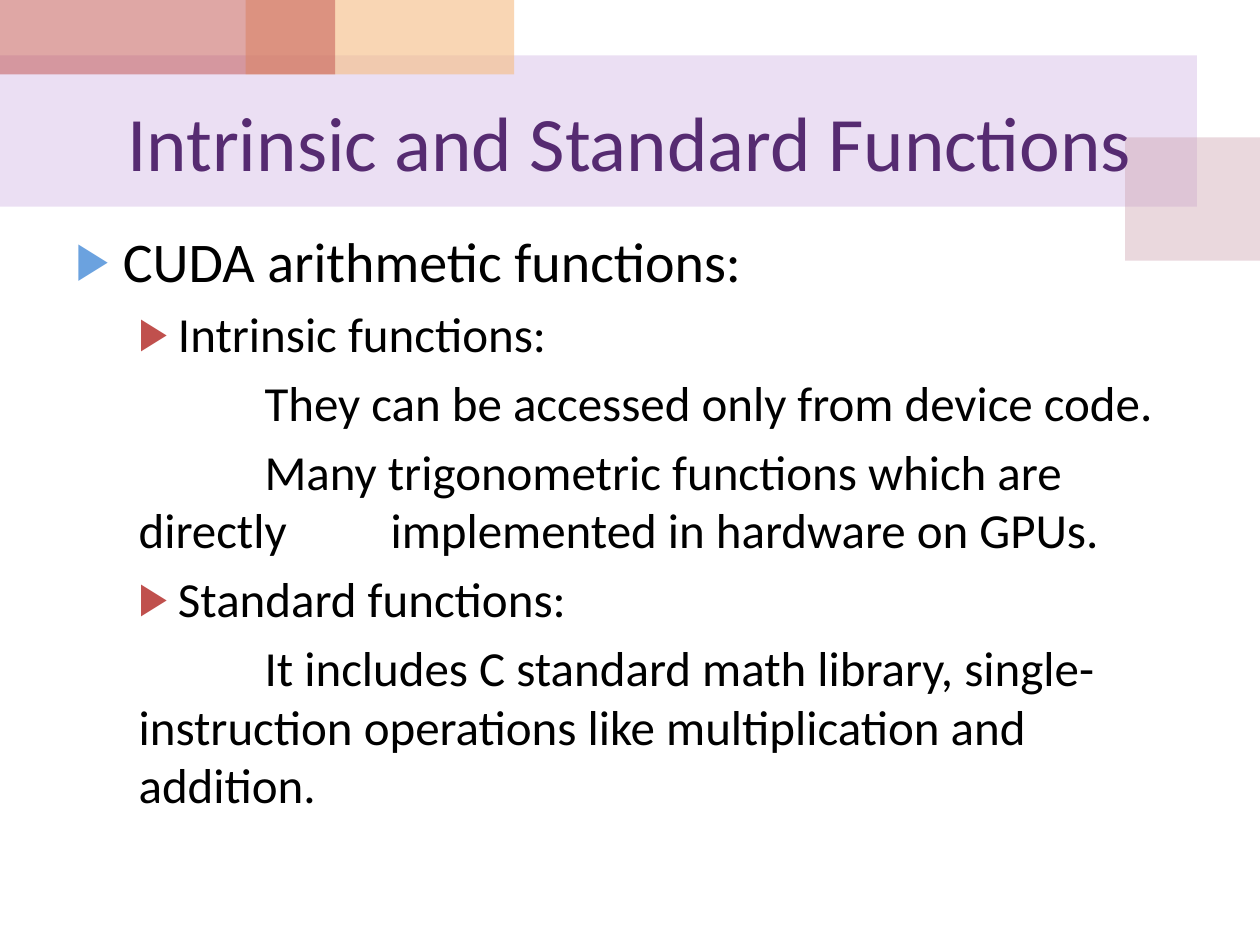
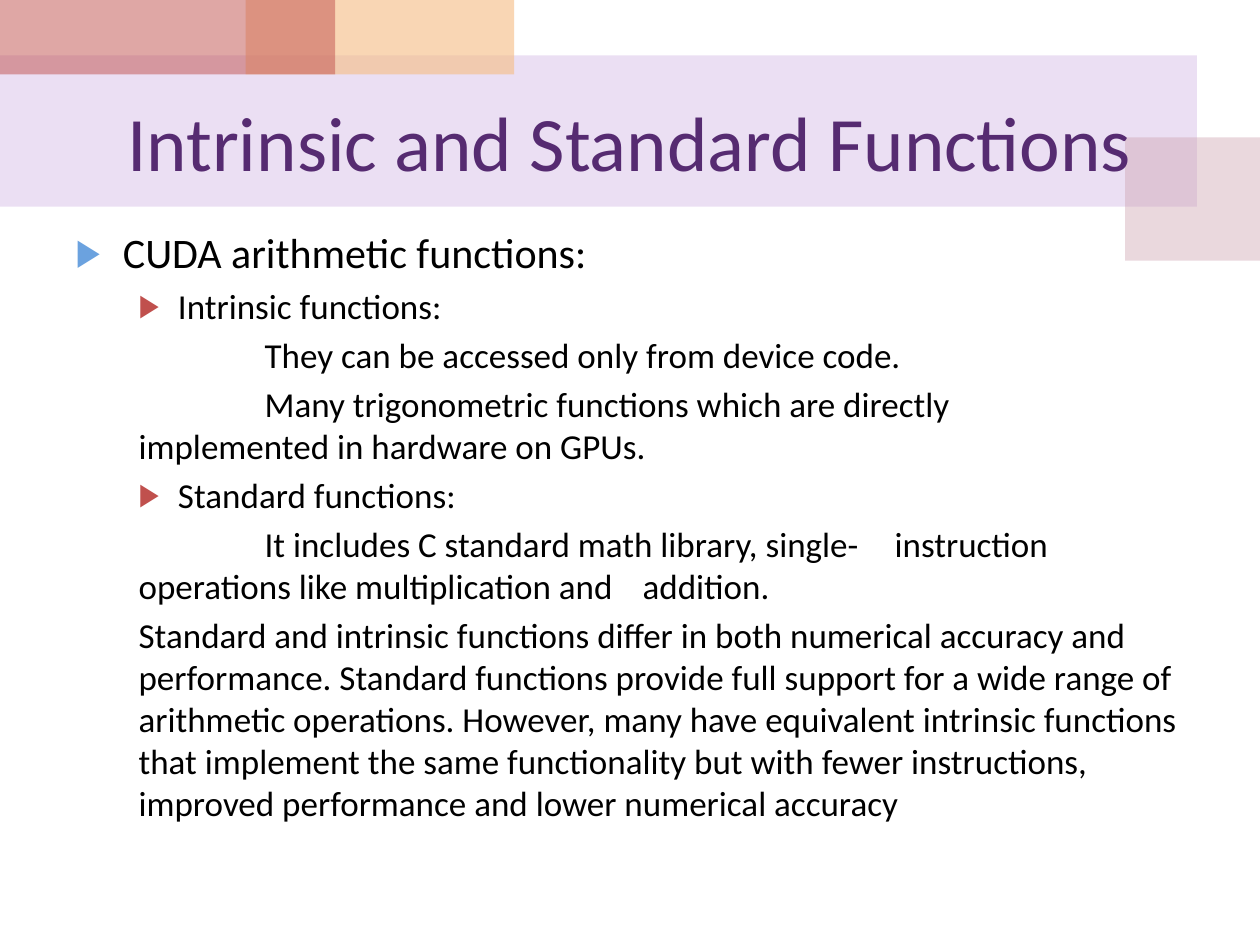
Before and after one commit to cocojk/major, a slide deck: slide 17 of gpu/EE817 Lecture 10 CUDA Instructions.pptx. Drawn at 1260x945 pixels with LibreOffice and Linux fonts; fonts in the diff are those of the drawing. Boxes give left, top, right and bottom in pixels: in the first picture for what was removed or moved away, otherwise in the second. Text is boxed around its words. In the diff, an @@ line names an element or a change of style, - is before the commit and + after.

```diff
--- a/gpu/EE817 Lecture 10 CUDA Instructions.pptx
+++ b/gpu/EE817 Lecture 10 CUDA Instructions.pptx
@@ text at box(123, 238, 1048, 605): size 32 to 24 pt in "CUDA arithmetic functions:"; size 28 to 20 pt in "Intrinsic functions:", "They can be accessed only from device ...", "Many trigonometric functions which are directly implemented ...", "Standard functions:" and 1 more places; less space between paragraphs @@
@@ text at box(139, 623, 1176, 822): paragraph added @@
+  Standard and intrinsic functions differ in both numerical accuracy and performance. Standard functions provide full support for a wide range of arithmetic operations. However, many have equivalent intrinsic functions that implement the same functionality but with fewer instructions, improved performance and lower numerical accuracy
```
Also in this commit, not shown: 1 other slide changed, 32 other files.
